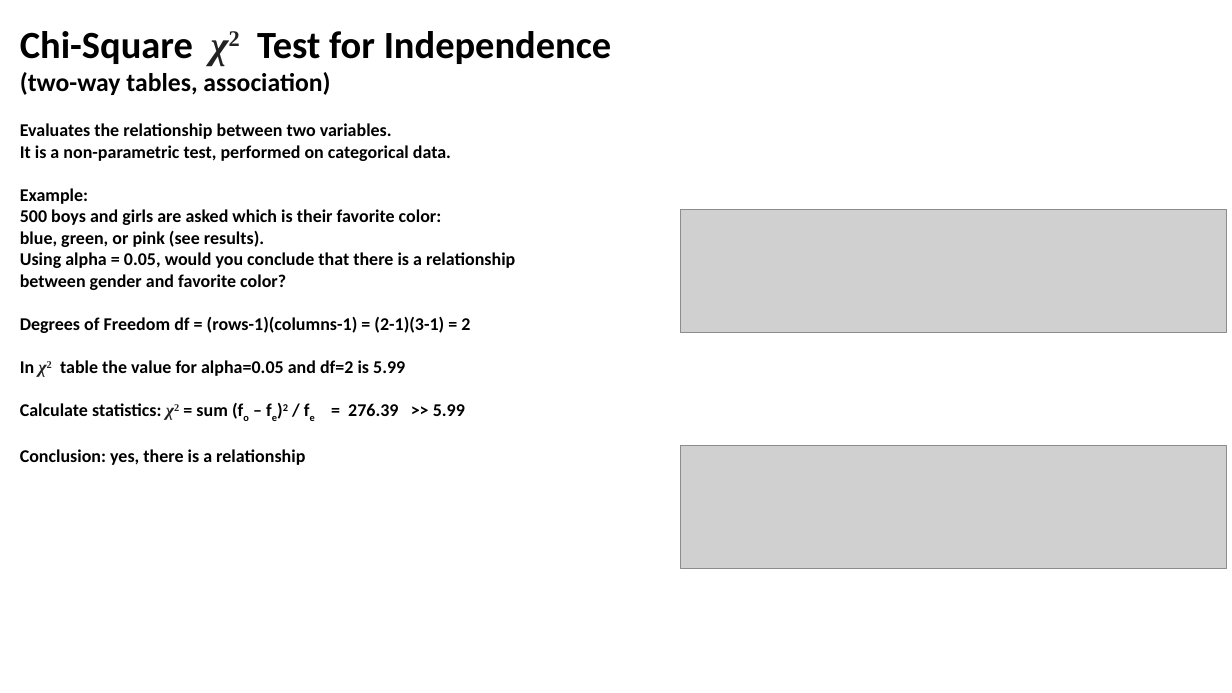
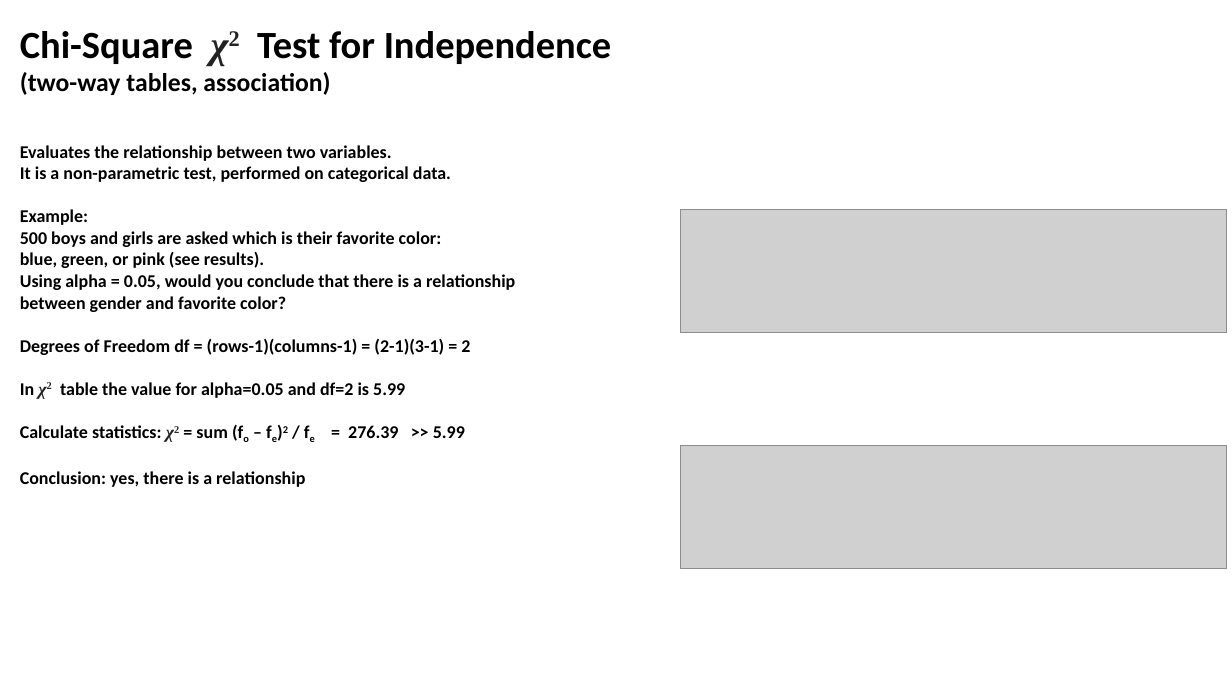
Before and after one commit to lselector/ml_ai_doc, a slide deck: slide 5 of statistics_06_x2_distribution.pptx. Drawn at 1232x693 pixels with LibreOffice and Linux fonts; fonts in the diff are those of the drawing; grey boxes stand for pictures. Boxes give left, top, right and bottom in pixels: in the first picture for what was removed or moved away, otherwise in the second. Text is boxed around its words. In the diff, an @@ line names an element or a change of style, - is before the commit and + after.

```diff
--- a/statistics_06_x2_distribution.pptx
+++ b/statistics_06_x2_distribution.pptx
@@ text "Chi-Square χ2 Test for Independence ..." rewrapped from box(20, 31, 612, 465) to box(20, 31, 612, 487) @@
```
Also in this commit, not shown: 2 other slides changed, 1 slide added, 1 other file.
